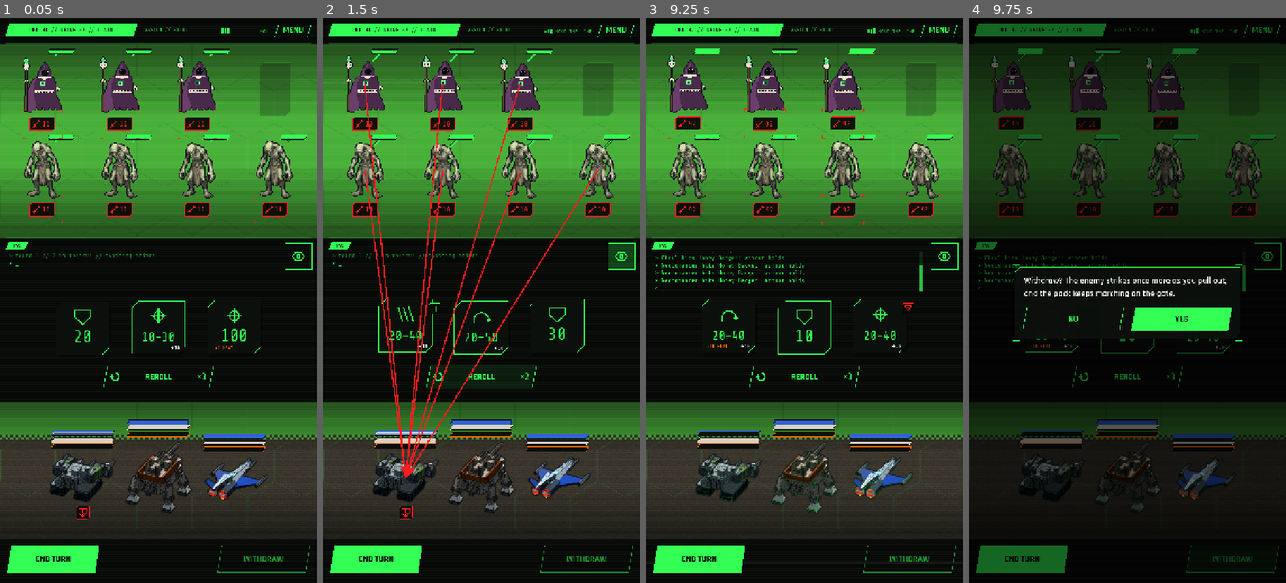
Above: before the commit, frames 1-4 (left to right).
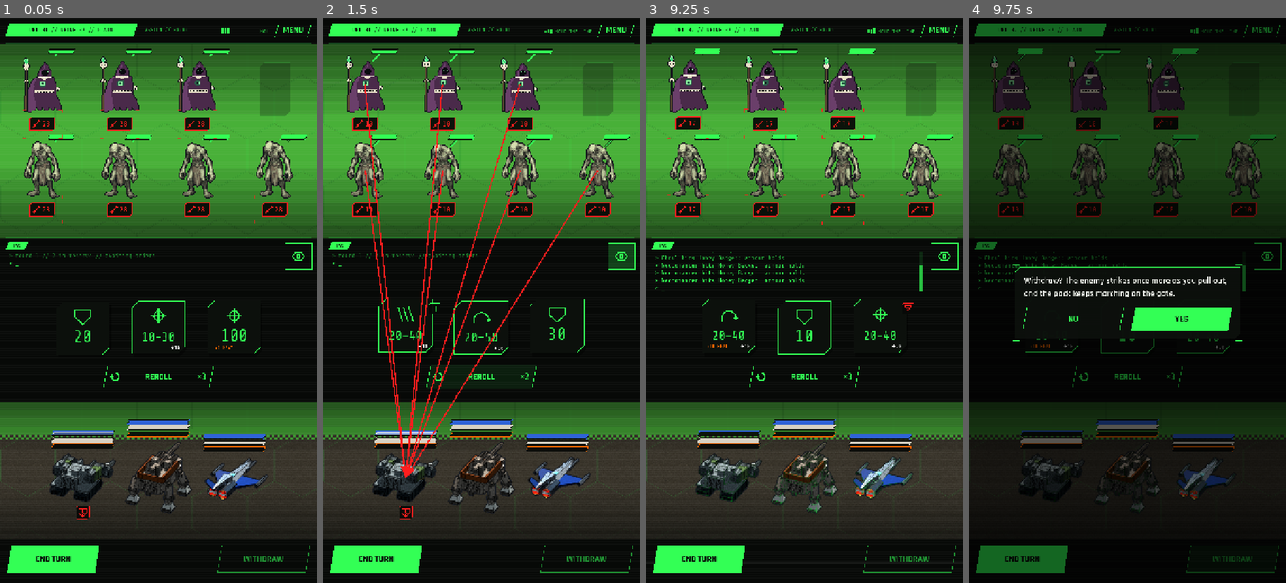
Above: after the commit, the same moments.

Repository: ryanjdmartin/riftgate
Game: Godot game, scene res://game/skirmish/skirmish_screen.tscn
Same seed, same stepped clock (60 frames per second), same inputs: the game is played once before the commit and once after it. This scene is started directly instead of the project's main scene.
Inputs (mouse positions are in pixels of both pictures, inside the frame that each line leads up to):
- Up to frame 1 (0.05 s): no input
- Up to frame 2 (1.5 s): click (620, 255) at 0.5 s; click "REROLL" at 1.25 s
- Up to frame 3 (9.25 s): click "END TURN" at 2 s; click "WITHDRAW" at 2.75 s; click (943, 255) at 3.5 s; click "REROLL" at 4.25 s; click "END TURN" at 5 s; click "YES" at 5.75 s; click "WITHDRAW" at 6.5 s; click (943, 255) at 7.25 s; click "REROLL" at 8 s; click "END TURN" at 8.75 s
- Up to frame 4 (9.75 s): click "WITHDRAW" at 9.5 s

The runs differ from the first frame. In frame 1, less than 0.1% of the frame differs, in the area x 13-90%, y 18-35%; in frame 2, nothing differs; in frame 3, less than 0.1%; in frame 4, nothing differs.

Commit message:
The Baboon's fists hang at the knee, never the ground (the last pass had them on the floor, which read as two boxes set down); a Pulse Repeater on each hand and the Zenith Emitter on the rack's flank, so every stock component is on the model; the loadout ordered as the pins are (shoulders, dish, vent, hands, flank); Pocket Paradox's live chance as a hold row on the machine; the log line is Ryan's (got trapped in a paradox)
Co-Authored-By: Claude Fable 5.1 <noreply@anthropic.com>

Diff:
--- a/content/chassis.json
+++ b/content/chassis.json
@@ -72,7 +72,7 @@
       "armour": 0, "recharge_field": 20, "cooling": 5,
       "traits": ["walker"],
       "fixed": ["solar_flare_array"],
-      "loadout": ["umbra_projector", "umbra_projector", "pulse_repeater", "pulse_repeater", "zenith_emitter", "halo_shield", "radiator_sail"],
+      "loadout": ["umbra_projector", "umbra_projector", "halo_shield", "radiator_sail", "pulse_repeater", "pulse_repeater", "zenith_emitter"],
       "passive": {
         "id": "pocket_paradox", "name": "Pocket Paradox",
         "description": "A localized paradoxical time loop, weaponized. When a foe gains a status there is a 20% chance its past self knocks it out as well (Suppressed), plus 10% for every 10 shield the Baboon is missing.",
--- a/game/skirmish/skirmish_screen.gd
+++ b/game/skirmish/skirmish_screen.gd
@@ -885,6 +885,16 @@
 	var damaged := ms.unit.damaged_component_count()
 	if damaged > 0:
 		rows.append(["crack", str(damaged), "%d damaged component%s: repair in the hangar" % [damaged, "" if damaged == 1 else "s"], Palette.HUD])
+	# An on_foe_status passive is live all fight and its chance moves with the shield, so it
+	# reads here as an active effect (Ryan, 28 September), the current percentage as the chip.
+	var loop_chance := Effects.foe_status_suppress_chance(ms.unit)
+	if loop_chance > 0:
+		var loop_names: Array[String] = []
+		for m in Effects.live(ms.unit):
+			for eff in m.effects:
+				if str(eff.get("trigger", "")) == "on_foe_status" and not loop_names.has(m.name):
+					loop_names.append(m.name)
+		rows.append(["suppress", "%d%%" % loop_chance, "%s: a foe gaining a status has a %d%% chance of being knocked out too; the chance rises as this machine's shield falls" % [", ".join(loop_names), loop_chance], Palette.SHIELD])
 	# Every in-combat effect on the machine (Ryan, 26 September: the codex is the base state;
 	# the fight's statuses live here, as chips that the hold expands into their descriptions).
 	for d in Effects.describe(ms.unit):
--- a/sim/skirmish.gd
+++ b/sim/skirmish.gd
@@ -634,7 +634,7 @@
 		var chance := Effects.foe_status_suppress_chance(ms.unit)
 		if chance <= 0 or rng.randi_range(1, 100) > chance:
 			continue
-		log.append("%s: the loop catches %s (%d%%)" % [ms.unit.display_name, foe.display_name, chance])
+		log.append("%s got trapped in a paradox! (%s, %d%%)" % [foe.display_name, ms.unit.display_name, chance])
 		_suppress(foe)
 		return
 
Binary file changed: art/models/baboon.glb
Not shown, changed: tools/lowforge/models/baboon.blend
